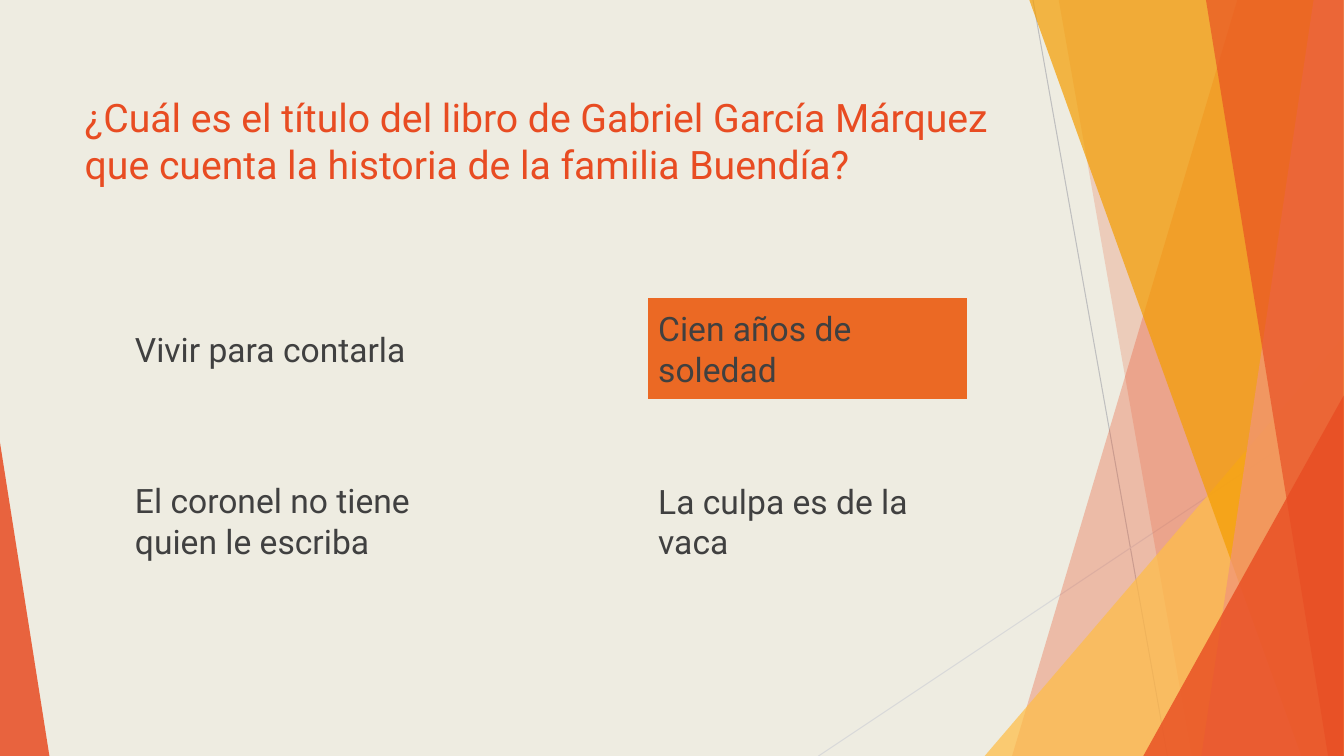
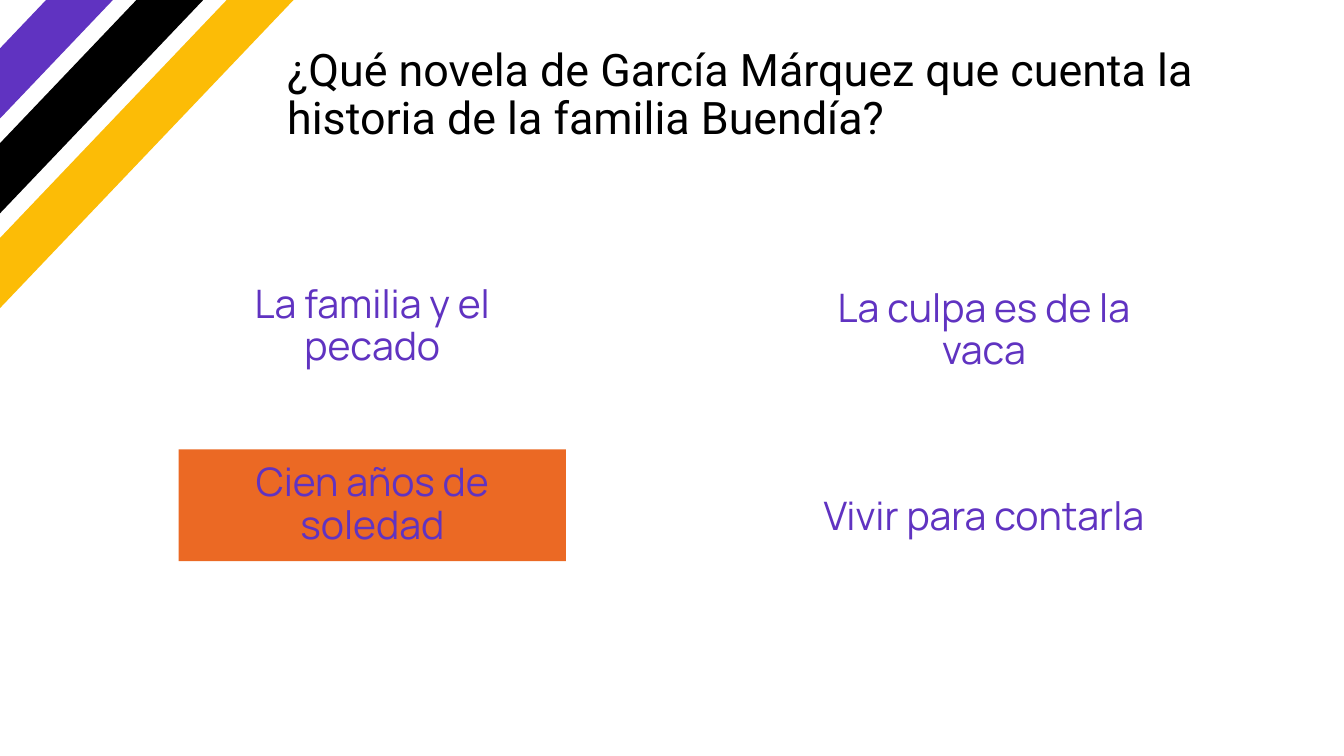
Before and after one commit to 500historias/trivia-pptx, a slide deck: slide 101 of output/output_slides.pptx (slide 103 before the commit). Drawn at 1344x756 pixels with LibreOffice and Linux fonts; fonts in the diff are those of the drawing; background and template pictures are left out. Boxes give left, top, right and bottom in pixels: in the first picture for what was removed or moved away, otherwise in the second. Text is boxed around its words. In the diff, an @@ line names an element or a change of style, - is before the commit and + after.

```diff
--- a/output/output_slides.pptx
+++ b/output/output_slides.pptx
@@ background #EEECE1 to #FFFFFF @@
@@ rectangle added at box(0, 0, 302, 322), fill #FCBC06 @@
@@ rectangle added at box(0, 0, 253, 277), fill #000000 @@
@@ rectangle added at box(0, 0, 205, 233), fill #6033C1 @@
@@ title at box(287, 52, 1192, 135): text changed; size 28 to 32 pt; text colour #E84C22 to #000000 @@
-¿Cuál es el título del libro de Gabriel García Márquez que cuenta la historia de la familia Buendía?
+¿Qué novela de García Márquez que cuenta la historia de la familia Buendía?
@@ text added at box(255, 289, 490, 370), 28 pt, text #6033C1 @@
+La familia y el pecado
@@ size 24 to 28 pt, font Roboto to Manrope, text colour #404040 to #6033C1; alignment left to centre; line spacing 1 to 0.9 in 3 elements at box(824, 501, 1144, 540), box(178, 450, 566, 562), box(838, 293, 1130, 365) @@
@@ text "La culpa es de la ...": place and size @@
-text "La culpa es de la ..." at box(658, 489, 907, 555)
+text "La culpa es de la ..." at box(838, 293, 1130, 365)
@@ group removed at box(0, 0, 1344, 756): 5 freeform shapes, 3 triangles, 2 lines @@
@@ text "Cien años de soledad": place and size @@
-text "Cien años de soledad" at box(648, 298, 967, 399)
+text "Cien años de soledad" at box(178, 450, 566, 562)
@@ text "Vivir para contarla": place and size @@
-text "Vivir para contarla" at box(135, 337, 405, 369)
+text "Vivir para contarla" at box(824, 501, 1144, 540)
@@ text removed at box(135, 488, 409, 561) @@
-El coronel no tiene quien le escriba
```
Also in this commit, not shown: 103 other slides changed, 17 slides added, 17 slides removed, 8 other files.
